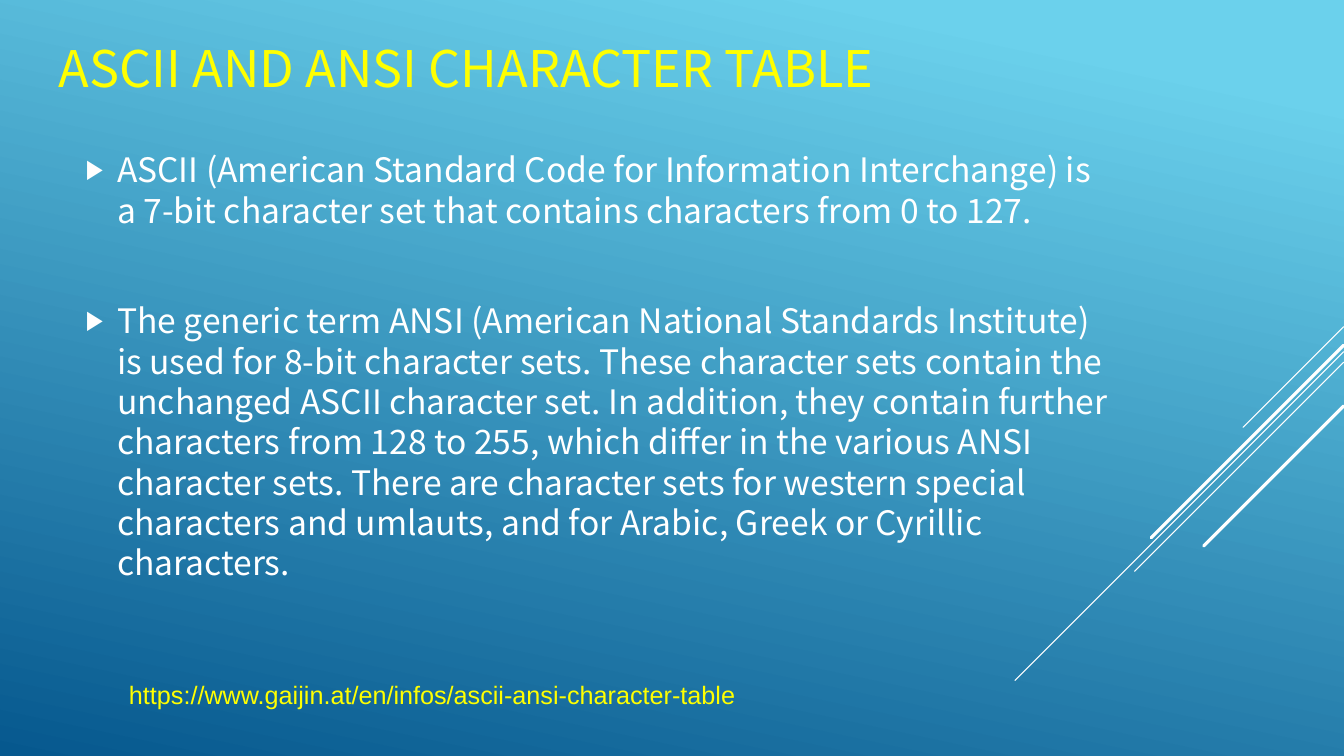
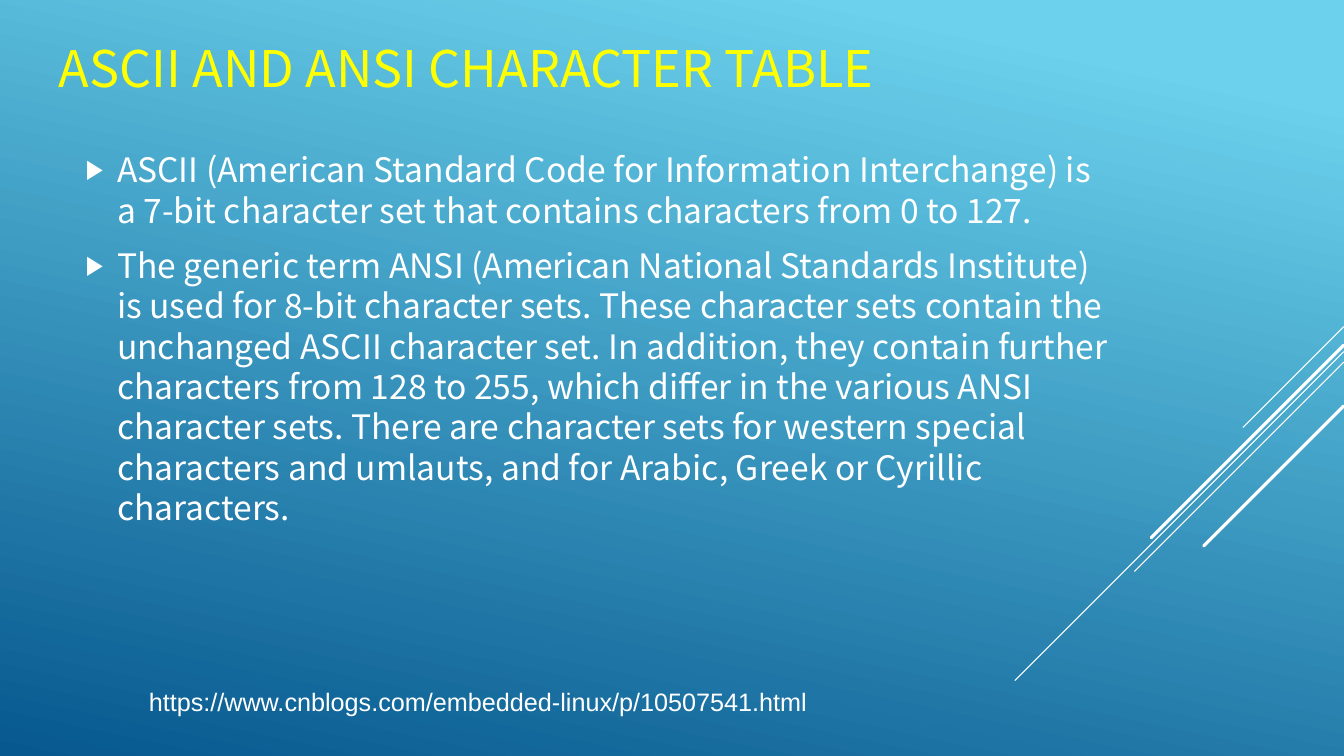
Before and after one commit to yckoincgu/C_Programming, a slide deck: slide 10 of 0910/C01_introduction.odp. Drawn at 1344x756 pixels with LibreOffice and Linux fonts; fonts in the diff are those of the drawing. Boxes give left, top, right and bottom in pixels: in the first picture for what was removed or moved away, otherwise in the second. Text is boxed around its words. In the diff, an @@ line names an element or a change of style, - is before the commit and + after.

```diff
--- a/0910/C01_introduction.odp
+++ b/0910/C01_introduction.odp
@@ text "ASCII (American Standard Code for ..." rewrapped from bbox=[117, 154, 1107, 576] to bbox=[117, 154, 1107, 521] @@
@@ text removed at bbox=[129, 685, 735, 710] @@
-https://www.gaijin.at/en/infos/ascii-ansi-character-table
@@ text added at bbox=[149, 692, 807, 717], 18 pt, text #FFFFFF @@
+https://www.cnblogs.com/embedded-linux/p/10507541.html
```
Also in this commit, not shown: 3 other slides changed, 1 other file.
